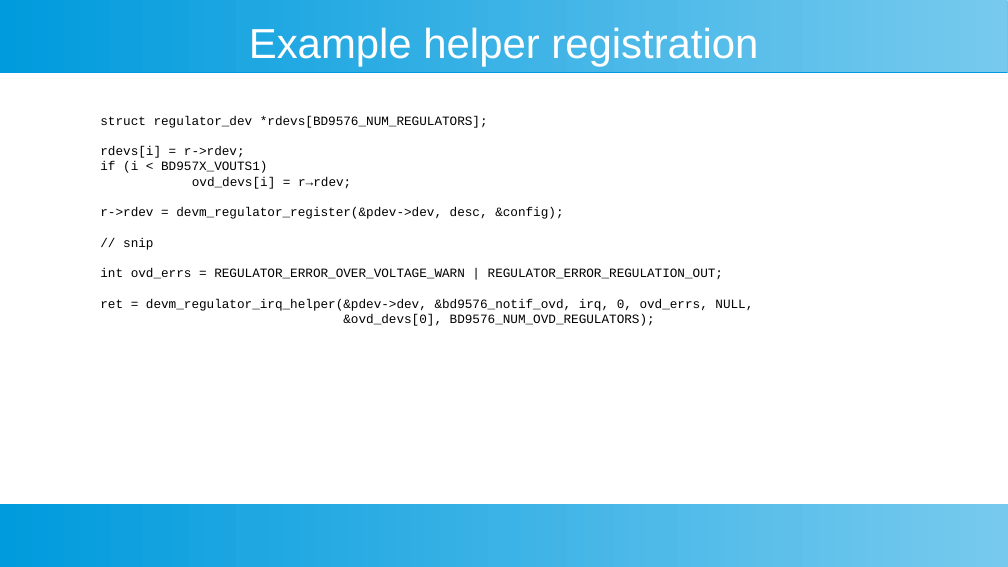
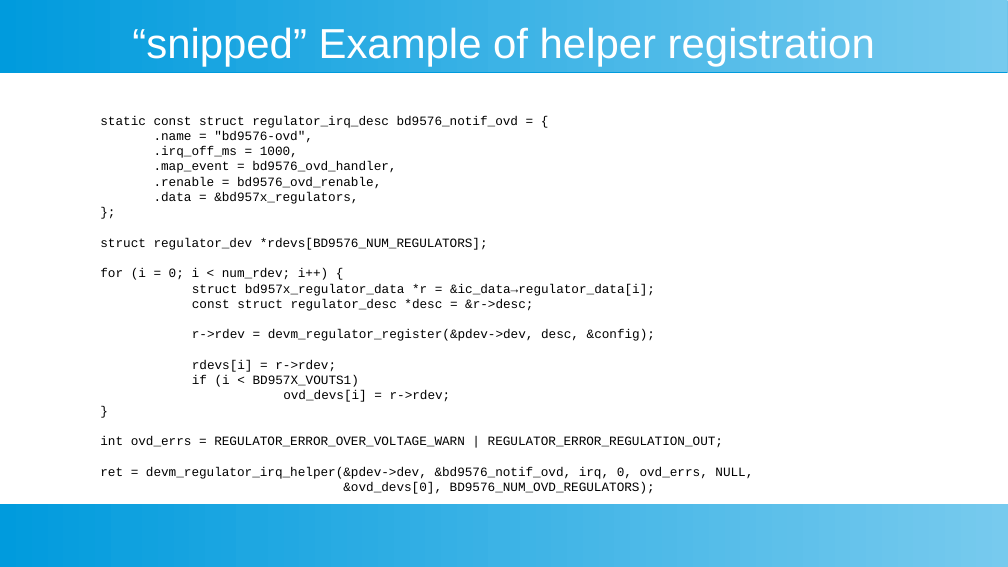
Before and after one commit to M-Vaittinen/babblings, a slide deck: slide 25 of PMIC/PMIC-babblings-noted.odp. Drawn at 1008x567 pixels with LibreOffice and Linux fonts; fonts in the diff are those of the drawing. Boxes give left, top, right and bottom in pixels: in the first picture for what was removed or moved away, otherwise in the second. Text is boxed around its words. In the diff, an @@ line names an element or a change of style, - is before the commit and + after.

```diff
--- a/PMIC/PMIC-babblings-noted.odp
+++ b/PMIC/PMIC-babblings-noted.odp
@@ title at (x1=132, y1=27, x2=875, y2=67): text changed @@
-Example helper registration
+“snipped” Example of helper registration
@@ text at (x1=100, y1=116, x2=519, y2=204): paragraphs added @@
+static const struct regulator_irq_desc bd9576_notif_ovd = {
+.name = "bd9576-ovd",
+.irq_off_ms = 1000,
+.map_event = bd9576_ovd_handler,
+.renable = bd9576_ovd_renable,
+.data = &bd957x_regulators,
+};
@@ text at (x1=100, y1=268, x2=655, y2=341): paragraphs added @@
+for (i = 0; i < num_rdev; i++) {
+struct bd957x_regulator_data *r = &ic_data→regulator_data[i];
+const struct regulator_desc *desc = &r->desc;
+r->rdev = devm_regulator_register(&pdev->dev, desc, &config);
@@ text at (x1=283, y1=390, x2=451, y2=402): text changed @@
-ovd_devs[i] = r→rdev;
-r->rdev = devm_regulator_register(&pdev->dev, desc, &config);
-// snip
+ovd_devs[i] = r->rdev;
+}
```
Also in this commit, not shown: 2 other slides changed.
